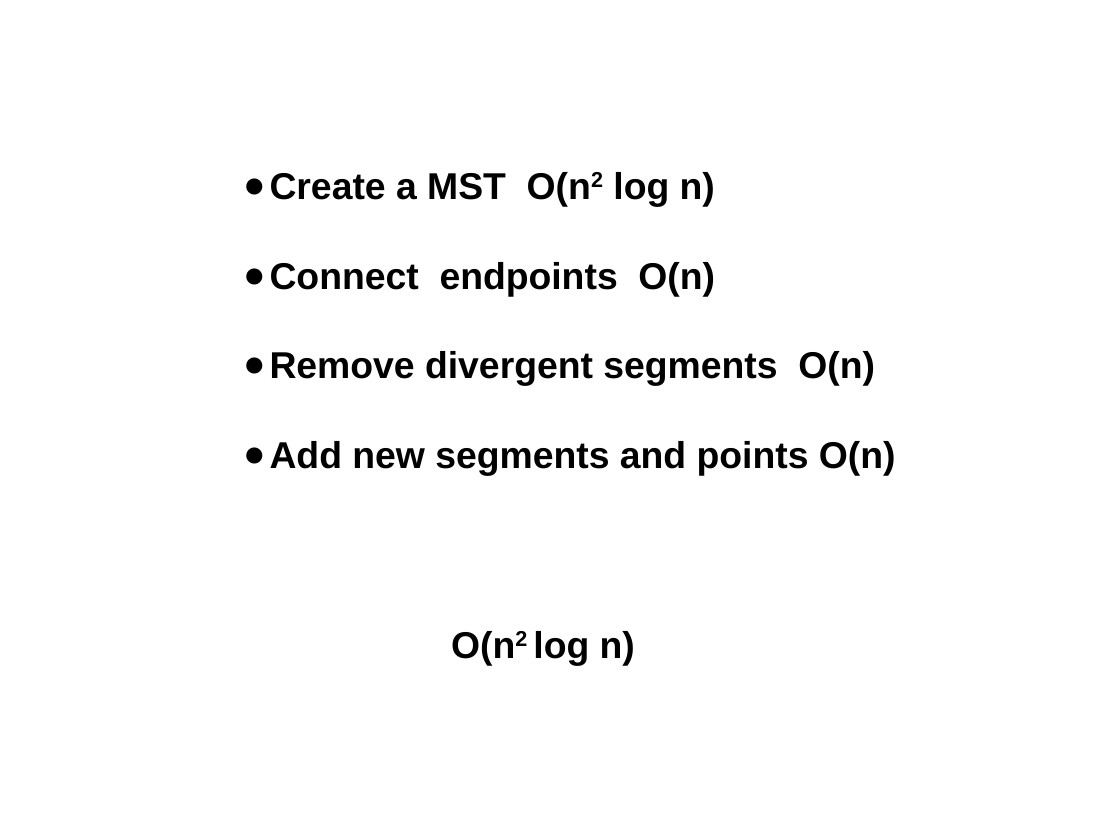
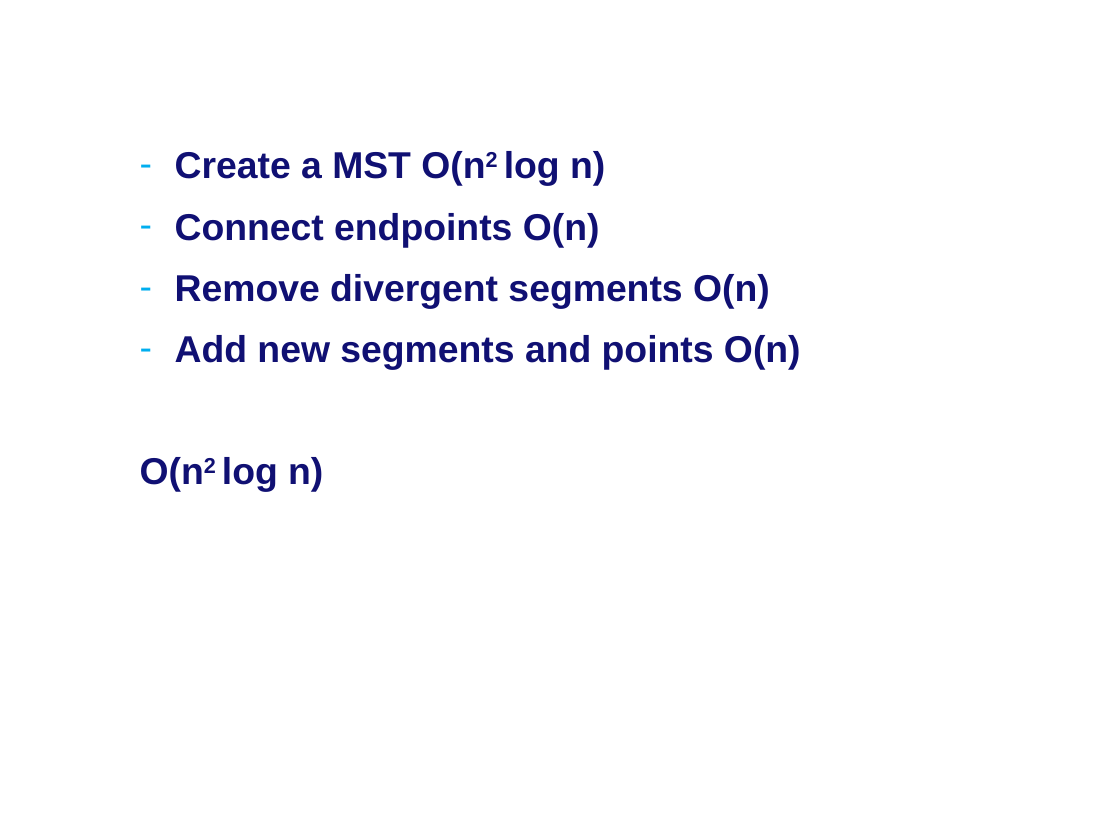
Before and after one commit to MartijnMuijsers/Algorithms, a slide deck: slide 26 of report/Final Presentation.ppt (slide 27 before the commit). Drawn at 1120x840 pixels with LibreOffice and Linux fonts; fonts in the diff are those of the drawing; background and template pictures are left out. Boxes give left, top, right and bottom in pixels: in the first picture for what was removed or moved away, otherwise in the second. Text is boxed around its words. In the diff, an @@ line names an element or a change of style, - is before the commit and + after.

```diff
--- a/report/Final Presentation.ppt
+++ b/report/Final Presentation.ppt
@@ text "Create a MST O(n2 log ...": place and size @@
-text "Create a MST O(n2 log ..." at (270, 172, 896, 476)
+text "Create a MST O(n2 log ..." at (140, 151, 801, 492)
@@ text at (175, 151, 801, 369): text colour #000000 to #101073; now superscript in "O(n2"; bullet ● to -; list level 1 to 2 in "Create a MST O(n2 log ..."; bullet colour #000000 to #00AEEF; list level 1 to 2 in "Connect endpoints O(n)"; list level 1 to 2 in "Remove divergent segments O(n)"; list level 1 to 2 in "Add new segments and points ..." @@
@@ text at (140, 457, 323, 492): paragraph added @@
+  O(n2 log n)
@@ text removed at (451, 631, 635, 666) @@
-O(n2 log n)
```
Also in this commit, not shown: 9 other slides changed, 1 slide removed.
